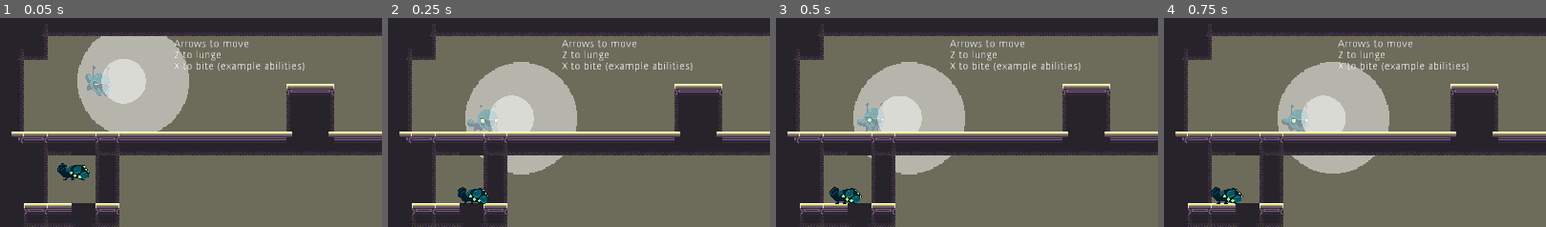
Above: before the commit, frames 1-4 (left to right).
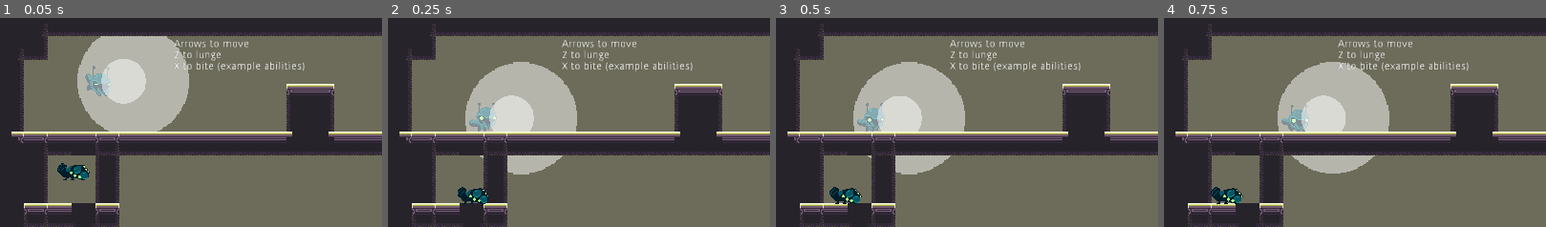
Above: after the commit, the same moments.

Repository: aveswoods/game-off-2021
Game: Godot game, scene res://creatures/test_scene2.tscn
Two runs of this game, one before a commit and one after it. Both use one fixed random seed, a clock stepped at 60 frames per second and the inputs below. This scene is started directly instead of the project's main scene. Sound files missing from this copy of the repository are replaced by a short silence.
Inputs:
- Up to frame 1 (0.05 s): no input
- Up to frame 2 (0.25 s): no input
- Up to frame 3 (0.5 s): no input
- Up to frame 4 (0.75 s): hold Right (ui_right) from 0.53 s (still down); tap X (ui_select) at 0.6 s
The pictures show only the part of the screen within x 0-50%, y 0-50%; the shares and areas given below are measured in that part.

Frame 1 is identical in both runs. In frame 2, 0.4% of the frame differs, in the area x 20-29%, y 40-55%; in frame 3, nothing differs; in frame 4, nothing differs.

Commit message:
General tweaking

Diff:
--- a/creatures/enemies/test/TestEnemy.gd
+++ b/creatures/enemies/test/TestEnemy.gd
@@ -65,7 +65,7 @@
 func _on_TestEnemy_killed(source):
 	if not _dead:
 		_dead = true
-		_hitbox.monitoring = false
+		_hitbox.set_deferred("monitoring", false)
 
 		match source:
 			death_source.IMPACT:
--- a/creatures/player/Player.tscn
+++ b/creatures/player/Player.tscn
@@ -209,7 +209,7 @@
 input_1/auto_advance = false
 
 [sub_resource type="AnimationNodeBlendTree" id=20]
-graph_offset = Vector2( 175.629, 59.7104 )
+graph_offset = Vector2( -613.144, -118.992 )
 nodes/Animation/node = SubResource( 14 )
 nodes/Animation/position = Vector2( -702, -221 )
 "nodes/Animation 2/node" = SubResource( 9 )
@@ -233,7 +233,7 @@
 nodes/movement/node = SubResource( 19 )
 nodes/movement/position = Vector2( -351, -169 )
 nodes/output/position = Vector2( 949, 26 )
-node_connections = [ "output", 0, "OneShot", "OneShot", 0, "in_air_state", "OneShot", 1, "Animation 5", "movement", 0, "Animation", "movement", 1, "Animation 2", "in_air", 0, "Animation 4", "in_air", 1, "Animation 3", "in_air_state", 0, "OneShot 2", "in_air_state", 1, "in_air", "OneShot 2", 0, "movement", "OneShot 2", 1, "Animation 6" ]
+node_connections = [ "output", 0, "OneShot", "OneShot", 0, "in_air_state", "OneShot", 1, "Animation 5", "in_air", 0, "Animation 4", "in_air", 1, "Animation 3", "OneShot 2", 0, "movement", "OneShot 2", 1, "Animation 6", "in_air_state", 0, "OneShot 2", "in_air_state", 1, "in_air", "movement", 0, "Animation", "movement", 1, "Animation 2" ]
 
 [node name="Player" type="KinematicBody2D" groups=[
 "player",
@@ -248,12 +248,10 @@
 [node name="SpriteBody" type="Sprite" parent="PlayerSprite"]
 texture = ExtResource( 6 )
 hframes = 18
-frame = 3
 
 [node name="SpriteFace" type="Sprite" parent="PlayerSprite"]
 texture = ExtResource( 7 )
 hframes = 18
-frame = 3
 
 [node name="CollisionShapeCircle" type="CollisionShape2D" parent="."]
 shape = SubResource( 1 )
@@ -297,7 +295,7 @@
 "parameters/OneShot 2/active" = false
 parameters/in_air/current = 1
 parameters/in_air_state/current = 0
-parameters/movement/current = 1
+parameters/movement/current = 0
 
 [connection signal="timeout" from="InvincibilityTimer" to="." method="_on_InvincibilityTimer_timeout"]
 [connection signal="timeout" from="StunTimer" to="." method="_on_StunTimer_timeout"]
--- a/creatures/player/abilities/charm_action.gd
+++ b/creatures/player/abilities/charm_action.gd
@@ -17,12 +17,14 @@
 
 func trigger():
 	if _can_charm:
-		if _player.is_facing_left():
-			scale.x = -1
+		var facing_left = _player.is_facing_left()
+
 		for body in get_overlapping_bodies():
 			if body.is_in_group("enemy") and body.has_method("set_target_group"):
-				body.set_target_group("enemy")
-				_charmed_bodies.append(body)
+				if ((facing_left and body.global_position.x < global_position.x)
+					or (not facing_left and body.global_position.x > global_position.x)):
+					body.set_target_group("enemy")
+					_charmed_bodies.append(body)
 		if _charmed_bodies.size() == 0:
 			_is_recharging = true
 			_timer.wait_time = recharge_time
@@ -35,13 +37,12 @@
 
 func _on_Timer_timeout():
 	if _is_recharging:
-		scale.x = 1
 		_is_recharging = false
 		_can_charm = true
 	else:
 		for body in _charmed_bodies:
 			# In case body was removed (killed) before being uncharmed
-			if body != null:
+			if weakref(body).get_ref():
 				body.set_target_group("player")
 		_charmed_bodies = []
 		_is_recharging = true
--- a/creatures/player/abilities/charm_action.tscn
+++ b/creatures/player/abilities/charm_action.tscn
@@ -10,14 +10,18 @@
 monitorable = false
 script = ExtResource( 2 )
 
-[node name="CollisionShape2D" type="CollisionShape2D" parent="."]
+[node name="CollisionShape2DR" type="CollisionShape2D" parent="."]
 position = Vector2( 50, 0 )
 shape = SubResource( 1 )
 
-[node name="HitboxSprite" type="Sprite" parent="CollisionShape2D"]
+[node name="HitboxSprite" type="Sprite" parent="CollisionShape2DR"]
 modulate = Color( 1, 1, 1, 0.498039 )
 scale = Vector2( 1.5, 1.5 )
 texture = ExtResource( 1 )
+
+[node name="CollisionShape2DL" type="CollisionShape2D" parent="."]
+position = Vector2( -50, 0 )
+shape = SubResource( 1 )
 
 [node name="Timer" type="Timer" parent="."]
 one_shot = true
